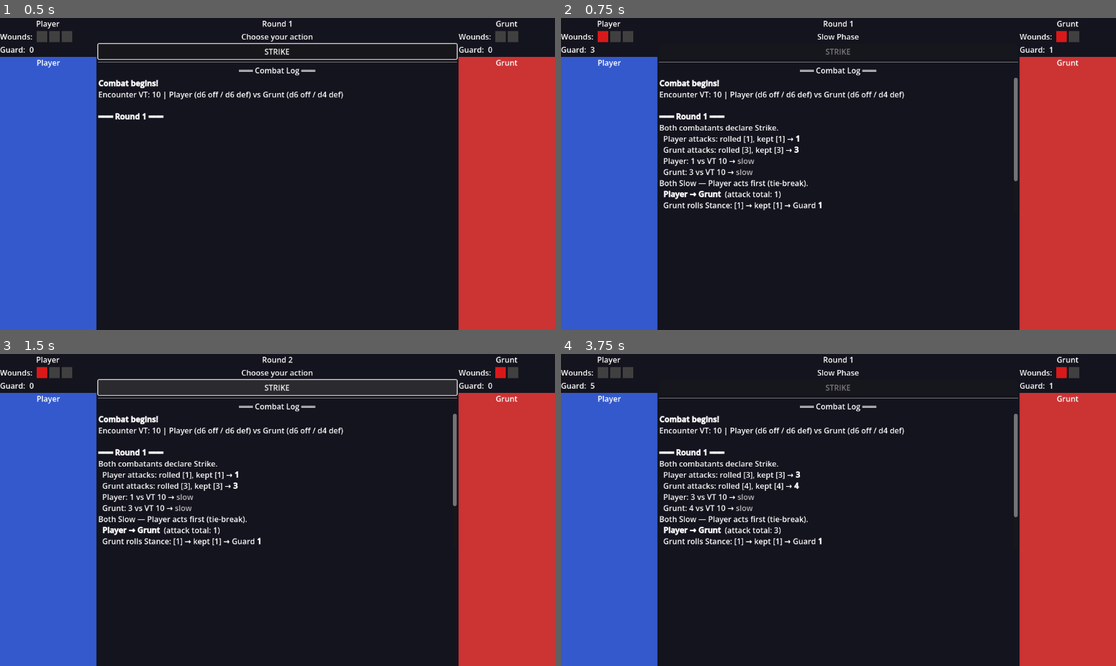
Above: before the commit, frames 1-4 (two rows, left to right).
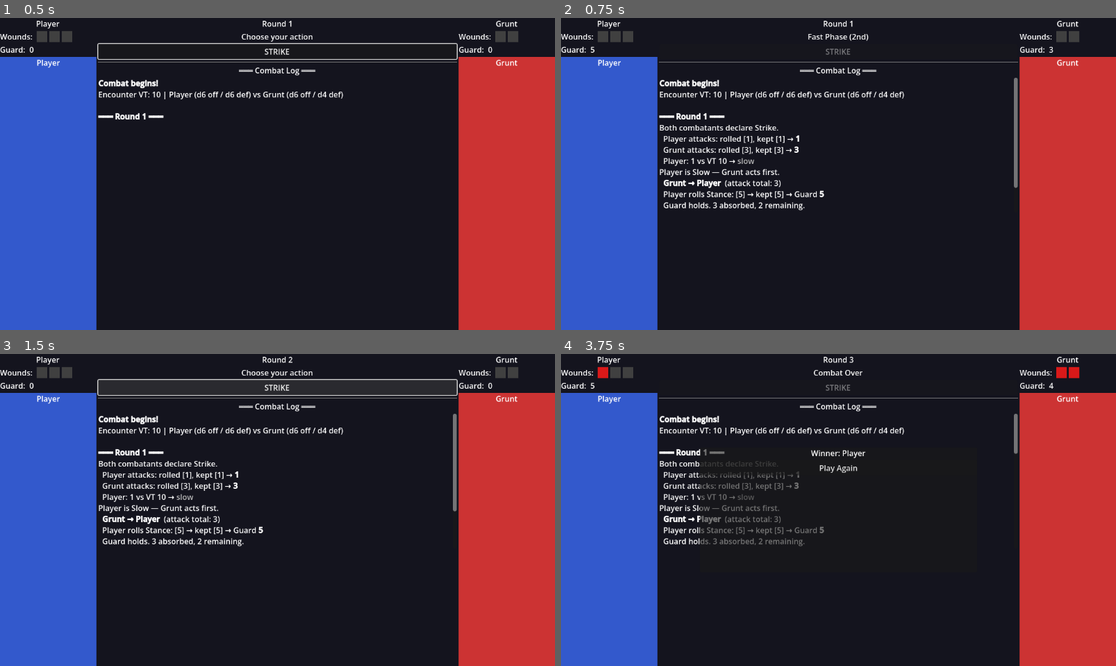
Above: after the commit, the same moments.

Repository: ivano777/kronomania
Game: Godot game, scene res://scenes/battle/BattleScene.tscn
Two runs of this game, one before a commit and one after it. Both use one fixed random seed, a clock stepped at 60 frames per second and the inputs below.
Inputs (mouse positions are in pixels of both pictures, inside the frame that each line leads up to):
- Up to frame 1 (0.5 s): no input
- Up to frame 2 (0.75 s): click "STRIKE" at 0.5 s
- Up to frame 3 (1.5 s): tap Enter at 1.25 s
- Up to frame 4 (3.75 s): click "STRIKE" at 2 s; click (838, 469) at 2.75 s, where only the run before the commit has a clickable "Play Again"; click "STRIKE" at 3.5 s

Frame 1 is identical in both runs. In frame 2, 1.7% of the frame differs, in the area x 5-92%, y 4-62%; in frame 3, 1.5%; in frame 4, 2.5%, in the area x 6-94%, y 0-62%.

Commit message:
fix(combat): enemy timing implicit in VT, only player rolls for Fast/Slow
- CombatManager: drop e_fast check; only p_fast determines resolution order
- Player Fast → player acts first; Player Slow → enemy acts first
- Enemy attack roll kept for damage, not used for initiative
- Docs updated: initiative-and-speed, cheat-sheet, index, CLAUDE.md
- settings.local.json: restore GODOT env var, remove one-time permissions

Co-Authored-By: Claude Sonnet 4.6 <noreply@anthropic.com>

Diff:
--- a/autoloads/CombatManager.gd
+++ b/autoloads/CombatManager.gd
@@ -125,29 +125,21 @@
 	log_message.emit(_fmt_attack(_enemy.data.combatant_name, e_atk))
 
 	# ── VT check ──────────────────────────────────────────────────────────
-	# VT is a static enemy property. Both sides compare their action roll
-	# against the enemy's authored VT (rules: initiative-and-speed.md).
+	# VT is a static enemy property. Only the player's roll is compared to it.
+	# The enemy's speed is encoded in the VT value itself — no roll needed.
+	# Player Fast → player acts first; Player Slow → enemy acts first.
 	var encounter_vt: int = _enemy.data.velocity_threshold
 	var p_fast := RollEngine.is_fast(p_atk.total as int, encounter_vt)
-	var e_fast := RollEngine.is_fast(e_atk.total as int, encounter_vt)
 
 	log_message.emit(_fmt_speed(_player.data.combatant_name, p_atk.total as int, encounter_vt, p_fast))
-	log_message.emit(_fmt_speed(_enemy.data.combatant_name,  e_atk.total as int, encounter_vt, e_fast))
 
 	# ── Determine resolution order ─────────────────────────────────────────
-	# Fast before Slow. Ties: player goes first.
-	var player_first: bool
-	if p_fast and not e_fast:
-		player_first = true
+	var player_first: bool = p_fast
+	if p_fast:
 		phase_changed.emit("Fast Phase — Player acts first")
-	elif e_fast and not p_fast:
-		player_first = false
-		phase_changed.emit("Fast Phase — Enemy acts first")
 	else:
-		player_first = true
-		var label := "FAST" if p_fast else "Slow"
-		log_message.emit("Both %s — %s acts first (tie-break)." % [label, _player.data.combatant_name])
-		phase_changed.emit(("%s Phase — Player acts first (tie)" % label))
+		log_message.emit("%s is Slow — %s acts first." % [_player.data.combatant_name, _enemy.data.combatant_name])
+		phase_changed.emit("Slow Phase — Enemy acts first")
 
 	# ── First attacker ─────────────────────────────────────────────────────
 	_resolve_attack(player_first, p_atk if player_first else e_atk)
@@ -158,8 +150,7 @@
 
 	# ── Second attacker ────────────────────────────────────────────────────
 	var second_is_player := not player_first
-	var second_phase := "Slow Phase" if (p_fast != e_fast) else ("Slow Phase" if not p_fast else "Fast Phase (2nd)")
-	phase_changed.emit(second_phase)
+	phase_changed.emit("Slow Phase" if p_fast else "Fast Phase (2nd)")
 	_resolve_attack(second_is_player, p_atk if second_is_player else e_atk)
 
 	if _player.is_defeated or _enemy.is_defeated:
Not shown, changed: .claude/settings.local.json
Not shown, changed: CLAUDE.md
Not shown, changed: docs/game-rules/core/initiative-and-speed.md
Not shown, changed: docs/game-rules/index.md
Not shown, changed: docs/game-rules/reference/cheat-sheet.md
